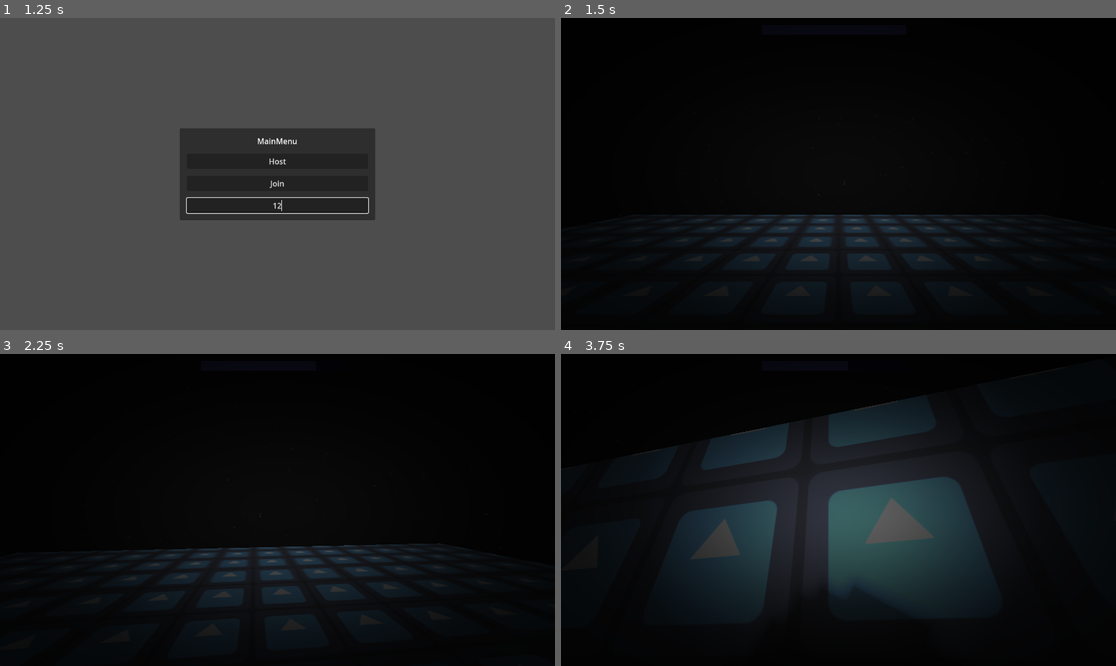
Above: before the commit, frames 1-4 (two rows, left to right).
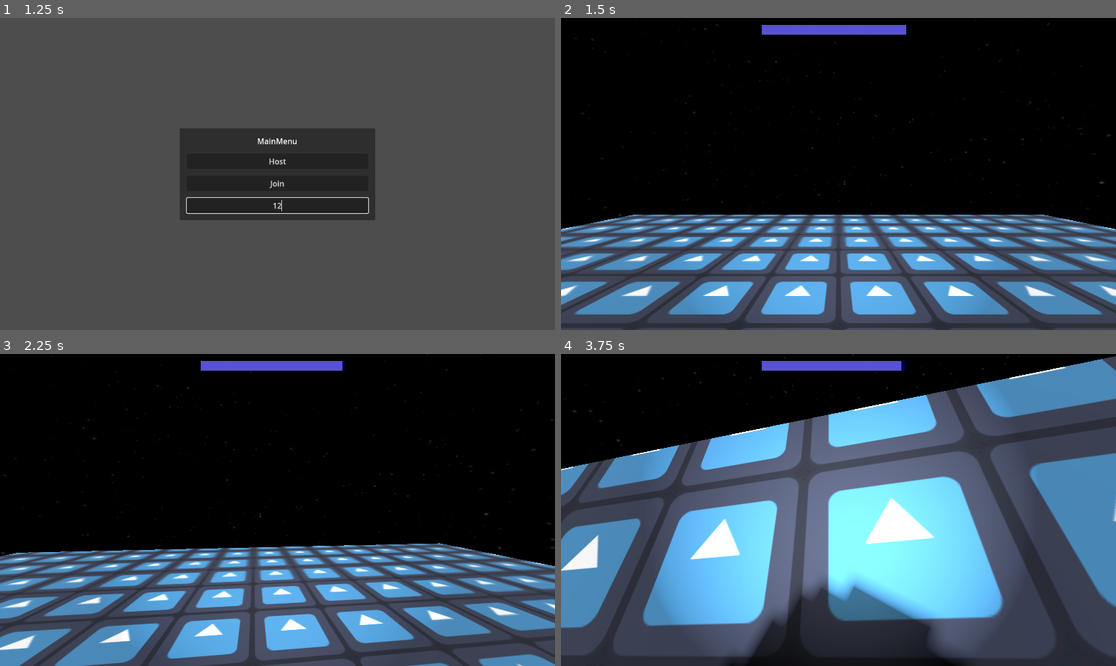
Above: after the commit, the same moments.

Repository: YuraStebel/CosmosGodotProject
Game: Godot game, scene res://scenes/wrld.tscn
Same seed, same stepped clock (60 frames per second), same inputs: the game is played once before the commit and once after it. The engine's default icon, where the game draws it, is replaced by a stand-in: a white triangle on a blue panel in a dark square.
Inputs (mouse positions are in pixels of both pictures, inside the frame that each line leads up to):
- Up to frame 1 (1.25 s): click (277, 205) at 0.52 s; type "12" at 0.6 s
- Up to frame 2 (1.5 s): click "Host" at 1.25 s
- Up to frame 3 (2.25 s): tap Enter (ui_accept) at 2 s; move the mouse to (305, 510) at 2.02 s; hold W (forward) from 2.03 s (still down); tap D (righ) at 2.1 s
- Up to frame 4 (3.75 s): keep holding W (forward); tap Enter (ui_accept) at 2.27, 3.02 s; move the mouse to (810, 510) at 2.77 s; tap D (righ) at 2.85, 3.6 s; move the mouse to (849, 503) at 3.52 s

Frame 1 is identical in both runs. In frame 2, 37% of the frame differs, in the area x 0-100%, y 1-100%; in frame 3, 38%; in frame 4, 81%, in the area x 0-100%, y 0-100%.

Commit message:
вернул значения а то забыл сорян

Diff:
--- a/scripts/stats.gd
+++ b/scripts/stats.gd
@@ -1,14 +1,14 @@
 extends Node
 
 #КИСЛОРОД
-var max_oxygen: float = 5
+var max_oxygen: float = 60
 var current_oxygen: float
 var oxygen_decrease_rate: float = 1.0
 var oxygen_reloading_rate: float = 10.0
 var is_in_oxygen_zone = false
 
 #ЗДОРОВЬЕ
-var max_health: float = 10
+var max_health: float = 100
 var current_health: float
 var health_decrease_by_oxygen_rate: float = 5
 var is_alive = true
